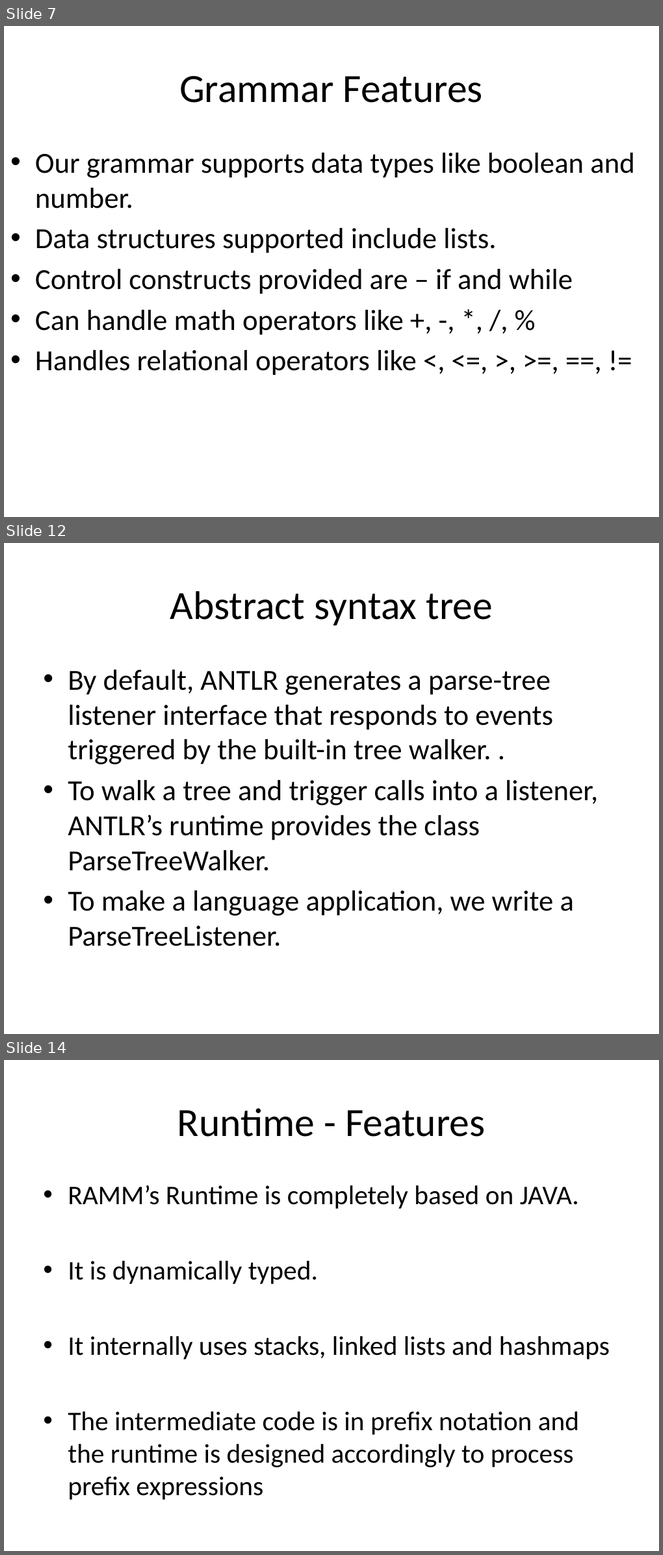
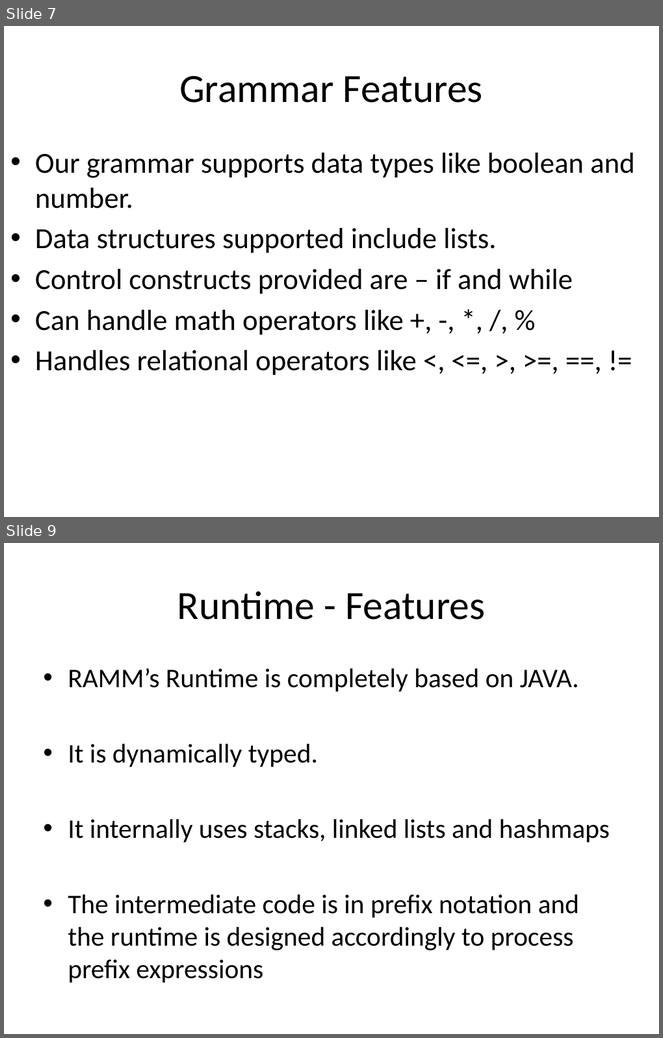
Before and after one commit to kazekagegaara/ramm, a slide deck: doc/Design.pptx. Shown one above the other, each under a label of ours: slides 7, 12 and 14 before the commit, slides 7 and 9 after it; the slides between them are not shown. The pictures are 663x1555 and 663x1038 pixels, drawn with LibreOffice and Linux fonts; fonts in the diff are those of the drawing. Boxes give left, top, right and bottom in pixels: in the first picture for what was removed or moved away, otherwise in the second. Text is boxed around its words. In the diff, an @@ line names an element or a change of style, - is before the commit and + after.

```diff
--- a/doc/Design.pptx
+++ b/doc/Design.pptx
@@ slide 12 removed at (x1=4, y1=543, x2=659, y2=1034), background #FFFFFF @@
@@ title removed at (x1=170, y1=591, x2=493, y2=626) @@
-Abstract syntax tree
@@ text removed at (x1=68, y1=670, x2=598, y2=947) @@
-• By default, ANTLR generates a parse-tree listener interface that responds to events triggered by the built-in tree walker. .
-• To walk a tree and trigger calls into a listener, ANTLR’s runtime provides the class ParseTreeWalker.
-• To make a language application, we write a ParseTreeListener.
@@ what was slide 14 is now slide 9 @@
```
Also in this commit, not shown: 1 slide changed, 1 slide added, 6 other slides removed, 1 other file.
